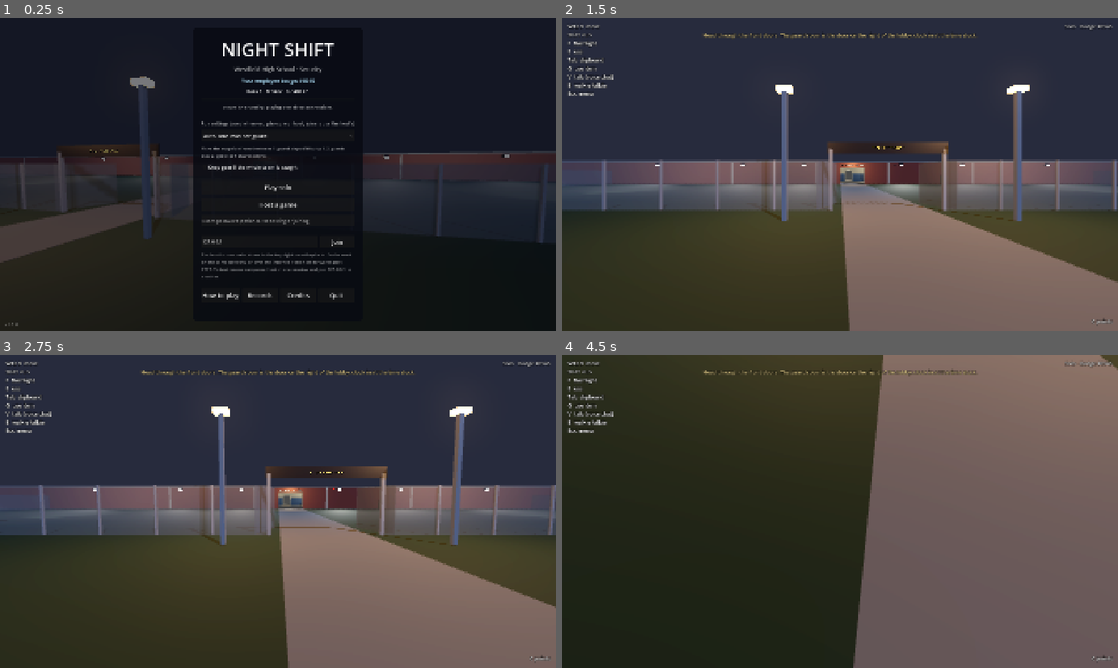
Above: before the commit, frames 1-4 (two rows, left to right).
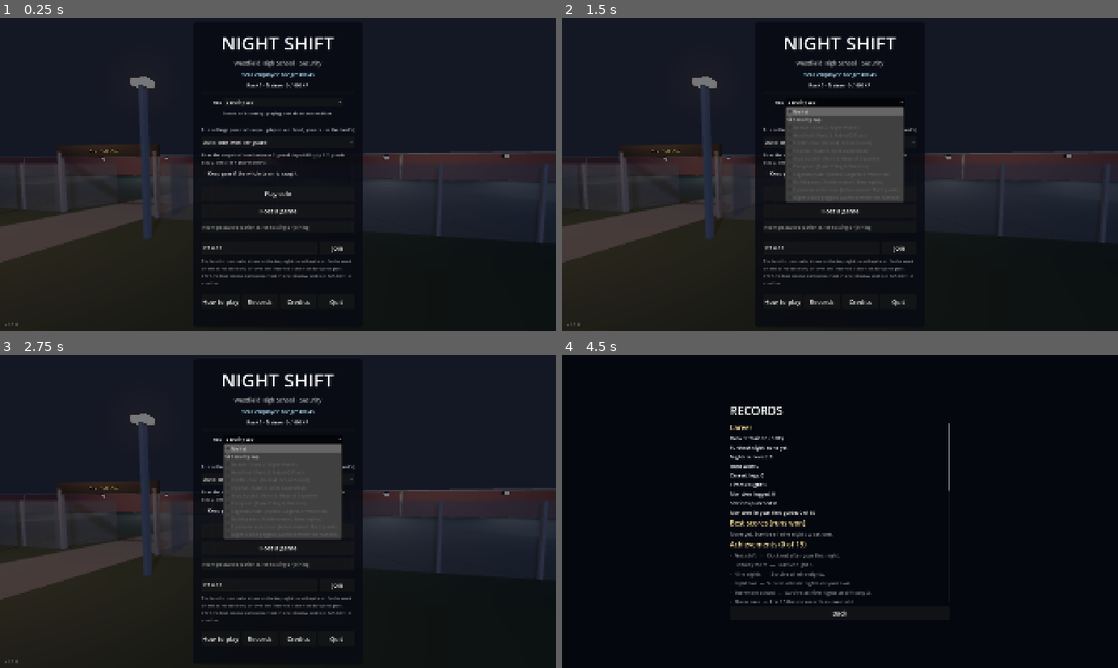
Above: after the commit, the same moments.

Repository: Travis700/Game
Game: Godot game, scene res://scenes/main.tscn
Two runs of this game, one before a commit and one after it. Both use one fixed random seed, a clock stepped at 60 frames per second and the inputs below.
Inputs (mouse positions are in pixels of both pictures, inside the frame that each line leads up to):
- Up to frame 1 (0.25 s): no input
- Up to frame 2 (1.5 s): click (845, 102) at 0.5 s, where only the run after the commit has a clickable "Security cap"; click "Play solo" at 1.25 s
- Up to frame 3 (2.75 s): click (278, 530) at 2 s, where only the run after the commit has a clickable "Play solo"
- Up to frame 4 (4.5 s): click (840, 480) at 2.75 s, where only the run after the commit has a clickable "Auto: one level per guard"; click (840, 511) at 3.5 s, where only the run after the commit has a clickable "Keep gear if the whole team i…"; click (823, 639) at 4.25 s, where only the run after the commit has a clickable "Records"

The runs differ from the first frame. In frame 1, 4.7% of the frame differs, in the area x 36-64%, y 5-92%; in frame 2, 86%; in frame 3, 85%; in frame 4, 98%, in the area x 0-100%, y 0-100%.

Commit message:
Add hats unlocked by rank and achievements, picked on the menu and seen by everyone
Co-Authored-By: Claude Opus 5.5 <noreply@anthropic.com>
Claude-Session: https://claude.ai/code/session_015YKvNgaJwTwAVL8wj2PRTQ

Diff:
--- /dev/null
+++ b/scripts/hats.gd
@@ -0,0 +1,111 @@
+class_name Hats
+extends RefCounted
+## Hats: something to wear, unlocked by rank or by achievements. Picked on the menu, worn on
+## your guard for everyone (and the cameras) to see. Built from boxes like everything else
+## until the art pass.
+
+## Each hat: its name, what unlocks it (a rank, or an achievement), and its boxes:
+## [size, centre (on the head, y up from eye level), colour, glow].
+const HATS := {
+	"none": {"name": "No hat", "rank": 1, "parts": []},
+	"cap": {"name": "Security cap", "rank": 1, "parts": [
+		[Vector3(0.4, 0.12, 0.4), Vector3(0, 0.2, 0), Color(0.08, 0.1, 0.18), 0.0],
+		[Vector3(0.36, 0.03, 0.2), Vector3(0, 0.15, -0.26), Color(0.06, 0.07, 0.12), 0.0],
+		[Vector3(0.1, 0.06, 0.02), Vector3(0, 0.22, -0.2), Color(0.9, 0.75, 0.2), 0.5]]},
+	"beanie": {"name": "Beanie", "rank": 2, "parts": [
+		[Vector3(0.42, 0.18, 0.42), Vector3(0, 0.22, 0), Color(0.6, 0.15, 0.12), 0.0],
+		[Vector3(0.12, 0.1, 0.12), Vector3(0, 0.36, 0), Color(0.9, 0.85, 0.8), 0.0]]},
+	"hard_hat": {"name": "Hard hat", "rank": 3, "parts": [
+		[Vector3(0.44, 0.16, 0.46), Vector3(0, 0.22, 0), Color(0.95, 0.75, 0.1), 0.0],
+		[Vector3(0.52, 0.03, 0.56), Vector3(0, 0.15, -0.02), Color(0.95, 0.75, 0.1), 0.0]]},
+	"cone": {"name": "Traffic cone", "rank": 4, "parts": [
+		[Vector3(0.4, 0.04, 0.4), Vector3(0, 0.16, 0), Color(1.0, 0.4, 0.05), 0.0],
+		[Vector3(0.28, 0.16, 0.28), Vector3(0, 0.26, 0), Color(1.0, 0.4, 0.05), 0.0],
+		[Vector3(0.2, 0.08, 0.2), Vector3(0, 0.38, 0), Color(0.95, 0.95, 0.95), 0.0],
+		[Vector3(0.12, 0.14, 0.12), Vector3(0, 0.49, 0), Color(1.0, 0.4, 0.05), 0.0]]},
+	"top_hat": {"name": "Top hat", "rank": 5, "parts": [
+		[Vector3(0.5, 0.03, 0.5), Vector3(0, 0.16, 0), Color(0.05, 0.05, 0.06), 0.0],
+		[Vector3(0.32, 0.36, 0.32), Vector3(0, 0.35, 0), Color(0.05, 0.05, 0.06), 0.0],
+		[Vector3(0.33, 0.06, 0.33), Vector3(0, 0.22, 0), Color(0.5, 0.08, 0.1), 0.0]]},
+	"bucket": {"name": "Mop bucket", "rank": 6, "parts": [
+		[Vector3(0.46, 0.34, 0.46), Vector3(0, 0.22, 0), Color(0.85, 0.75, 0.1), 0.0],
+		[Vector3(0.5, 0.04, 0.04), Vector3(0, 0.42, 0), Color(0.3, 0.3, 0.32), 0.0]]},
+	"party": {"name": "Party hat", "rank": 7, "parts": [
+		[Vector3(0.3, 0.12, 0.3), Vector3(0, 0.2, 0), Color(0.3, 0.6, 1.0), 0.0],
+		[Vector3(0.2, 0.12, 0.2), Vector3(0, 0.32, 0), Color(1.0, 0.3, 0.6), 0.0],
+		[Vector3(0.1, 0.12, 0.1), Vector3(0, 0.44, 0), Color(0.3, 1.0, 0.5), 0.0],
+		[Vector3(0.08, 0.08, 0.08), Vector3(0, 0.53, 0), Color(1.0, 0.95, 0.4), 1.0]]},
+	"halo": {"name": "Legend's halo", "rank": 8, "parts": [
+		[Vector3(0.4, 0.03, 0.06), Vector3(0, 0.38, -0.17), Color(1.0, 0.85, 0.3), 3.0],
+		[Vector3(0.4, 0.03, 0.06), Vector3(0, 0.38, 0.17), Color(1.0, 0.85, 0.3), 3.0],
+		[Vector3(0.06, 0.03, 0.4), Vector3(-0.17, 0.38, 0), Color(1.0, 0.85, 0.3), 3.0],
+		[Vector3(0.06, 0.03, 0.4), Vector3(0.17, 0.38, 0), Color(1.0, 0.85, 0.3), 3.0]]},
+	"mascot": {"name": "Bulldog ears", "achievement": "RUN_WON", "parts": [
+		[Vector3(0.42, 0.1, 0.42), Vector3(0, 0.19, 0), Color(0.55, 0.38, 0.22), 0.0],
+		[Vector3(0.12, 0.16, 0.06), Vector3(-0.17, 0.3, 0), Color(0.45, 0.3, 0.18), 0.0],
+		[Vector3(0.12, 0.16, 0.06), Vector3(0.17, 0.3, 0), Color(0.45, 0.3, 0.18), 0.0]]},
+	"antlers": {"name": "Specimen antennae", "achievement": "MONSTER_EXPERT", "parts": [
+		[Vector3(0.03, 0.3, 0.03), Vector3(-0.1, 0.32, 0), Color(0.75, 0.8, 0.7), 0.0],
+		[Vector3(0.03, 0.3, 0.03), Vector3(0.1, 0.32, 0), Color(0.75, 0.8, 0.7), 0.0],
+		[Vector3(0.07, 0.07, 0.07), Vector3(-0.1, 0.49, 0), Color(0.6, 1.0, 0.6), 2.0],
+		[Vector3(0.07, 0.07, 0.07), Vector3(0.1, 0.49, 0), Color(0.6, 1.0, 0.6), 2.0]]},
+	"night_owl": {"name": "Night-vision goggles", "achievement": "WORKAHOLIC", "parts": [
+		[Vector3(0.4, 0.06, 0.4), Vector3(0, 0.17, 0), Color(0.12, 0.14, 0.1), 0.0],
+		[Vector3(0.08, 0.08, 0.12), Vector3(-0.07, 0.2, -0.24), Color(0.15, 0.17, 0.12), 0.0],
+		[Vector3(0.08, 0.08, 0.12), Vector3(0.07, 0.2, -0.24), Color(0.15, 0.17, 0.12), 0.0],
+		[Vector3(0.05, 0.05, 0.02), Vector3(-0.07, 0.2, -0.31), Color(0.3, 1.0, 0.3), 3.0],
+		[Vector3(0.05, 0.05, 0.02), Vector3(0.07, 0.2, -0.31), Color(0.3, 1.0, 0.3), 3.0]]},
+}
+
+
+## Can this player wear it? (Their own rank and achievements, on this computer.)
+static func is_unlocked(hat: String) -> bool:
+	if not HATS.has(hat):
+		return false
+	var info: Dictionary = HATS[hat]
+	if info.has("achievement"):
+		return Career.unlocked().has(info["achievement"])
+	return Career.rank() >= int(info.get("rank", 1))
+
+
+## What it takes, e.g. "Rank 5: Shift Supervisor" or "Achievement: Nine nights".
+static func requirement(hat: String) -> String:
+	var info: Dictionary = HATS[hat]
+	if info.has("achievement"):
+		return "Achievement: " + Career.ACHIEVEMENTS[info["achievement"]][0]
+	var rank := int(info.get("rank", 1))
+	return "Rank %d: %s" % [rank, Career.rank_title(rank)]
+
+
+## The hat as boxes, to put on a guard's head. `layers` hides your own hat from your eyes.
+static func build(hat: String, layers := 1) -> Node3D:
+	var holder := Node3D.new()
+	holder.name = "Hat"
+	if not HATS.has(hat):
+		return holder
+	for part: Array in HATS[hat]["parts"]:
+		var mesh := MeshInstance3D.new()
+		var box := BoxMesh.new()
+		box.size = part[0]
+		mesh.mesh = box
+		mesh.position = part[1]
+		mesh.layers = layers
+		var material := StandardMaterial3D.new()
+		material.albedo_color = part[2]
+		material.roughness = 0.8
+		if float(part[3]) > 0.0:
+			material.emission_enabled = true
+			material.emission = part[2]
+			material.emission_energy_multiplier = part[3]
+		mesh.material_override = material
+		holder.add_child(mesh)
+	return holder
+
+
+## How far the name tag has to move up to clear it.
+static func height(hat: String) -> float:
+	var top := 0.0
+	if HATS.has(hat):
+		for part: Array in HATS[hat]["parts"]:
+			top = maxf(top, (part[1] as Vector3).y + (part[0] as Vector3).y * 0.5)
+	return maxf(top - 0.3, 0.0)
--- a/scripts/how_to_play.gd
+++ b/scripts/how_to_play.gd
@@ -13,7 +13,7 @@
 	["Logging what you see", "Press Tab for your clipboard. Pick the area and what you saw:\n• Moved object: something isn …(611 unchanged characters)…
 	["Staying alive", "Every monster has its own rules, and its own way to beat it: some hate running, light or being watc …(431 unchanged characters)…
 	["Voice chat", "Hold V to talk (or switch to an open mic in the Esc menu). Voices fade with distance, and only ghosts  …(662 unchanged characters)…
-	["Ranks", "Every night you work earns XP, even a night wher …(295 unchanged characters)… k, and your rank shows on your name tag."],
+	["Ranks", "Every night you work earns XP, even a night wher …(295 unchanged characters)… k, and your rank shows on your name tag. Ranks and some achievements also unlock hats: pick one on the menu, and everyone sees it."],
 	["Difficulty", "Difficulty sets how much of the school is open. 1 is the main building. 2 adds the classroom wing, 3 the science wing too, each with its own monsters and cameras. Auto picks one level per guard."],
 	["Controls", "WASD move · Shift run · Mouse look · F flashlight · E use · Tab clipboard · G use the item you're carryi …(188 unchanged characters)…
 ]
--- a/scripts/main.gd
+++ b/scripts/main.gd
@@ -426,7 +426,7 @@
 	director.bake_navigation()
 	_start_run()
 	_enter_school()
-	_spawn_guard(1, Profile.employee_number, _player_name(), Career.rank())
+	_spawn_guard(1, Profile.employee_number, _player_name(), Career.rank(), _hat())
 
 
 func _host() -> void:
@@ -454,7 +454,7 @@
 	director.bake_navigation()
 	_start_run()
 	_enter_school()
-	_spawn_guard(1, Profile.employee_number, _player_name(), Career.rank())
+	_spawn_guard(1, Profile.employee_number, _player_name(), Career.rank(), _hat())
 
 
 func _join(typed: String) -> void:
@@ -516,6 +516,11 @@
 
 
 ## The name shown over your guard: your Steam name, or nothing (it then shows "Guard 2").
+## The hat this player picked, if they've still got it unlocked.
+func _hat() -> String:
+	return Profile.hat if Hats.is_unlocked(Profile.hat) else "cap"
+
+
 func _player_name() -> String:
 	return SteamService.user_name if SteamService.available else ""
 
@@ -553,7 +558,7 @@
 func _on_connected_to_server() -> void:
 	_mode = "Connected"
 	_enter_school()
-	_register_employee.rpc_id(1, Profile.employee_number, _password, _player_name(), Career.rank())
+	_register_employee.rpc_id(1, Profile.employee_number, _password, _player_name(), Career.rank(), _hat())
 	print("[net] Joined as peer %d" % multiplayer.get_unique_id())
 
 
@@ -597,7 +602,7 @@
 
 ## Host: a player who just joined shows their badge. Their guard spawns with it.
 @rpc("any_peer", "call_remote", "reliable")
-func _register_employee(badge: int, password: String, player_name := "", rank := 1) -> void:
+func _register_employee(badge: int, password: String, player_name := "", rank := 1, hat := "cap") -> void:
 	var peer_id := multiplayer.get_remote_sender_id()
 	if not multiplayer.is_server() or players.has_node(str(peer_id)):
 		return
@@ -613,7 +618,7 @@
 	# Two copies of the game on one computer share a badge. Lend the second one a spare.
 	while badge < 1000 or _badge_in_use(badge):
 		badge = randi_range(1000, 9999)
-	_spawn_guard(peer_id, badge, player_name, rank)
+	_spawn_guard(peer_id, badge, player_name, rank, hat)
 	# Spawn data is replayed as it was first sent: tell them about anyone promoted since.
 	for guard: Guard in players.get_children():
 		if guard.name.to_int() != peer_id:
@@ -647,11 +652,12 @@
 
 ## Host only. The spawner runs _create_guard with the same data on every computer,
 ## including players who join later.
-func _spawn_guard(peer_id: int, badge: int, player_name := "", rank := 1) -> void:
+func _spawn_guard(peer_id: int, badge: int, player_name := "", rank := 1, hat := "cap") -> void:
 	# Personal upgrades go in the spawn data so every computer builds the guard with them.
 	var personal: Array = night.saved_personal.get(str(badge), [])
 	spawner.spawn({"peer_id": peer_id, "slot": _free_slot(), "badge": badge, "personal": personal,
-			"name": player_name.left(24), "rank": clampi(rank, 1, Career.RANKS.size())})
+			"name": player_name.left(24), "rank": clampi(rank, 1, Career.RANKS.size()),
+			"hat": hat if Hats.HATS.has(hat) else "cap"})
 	night.restore_guard(peer_id, badge)
 
 
@@ -662,6 +668,7 @@
 	guard.employee_number = data.get("badge", 0)
 	guard.player_name = data.get("name", "")
 	guard.rank = data.get("rank", 1)
+	guard.hat = data.get("hat", "cap")
 	guard.bright_flashlight = "flashlight" in data.get("personal", [])
 	guard.has_radio = "radio" in data.get("personal", [])
 	guard.position = SPAWN_POINT + Vector3((guard.slot - 2.5) * 1.4, 0, 0)
@@ -1064,6 +1071,9 @@
 			unlocked.append(Shop.item_name(item))
 	if not unlocked.is_empty():
 		night.report.promotion += " New at the vending machine: " + ", ".join(unlocked) + "."
+	for hat: String in Hats.HATS:
+		if int(Hats.HATS[hat].get("rank", 0)) == rank:
+			night.report.promotion += " New hat: %s (pick it on the menu)." % Hats.HATS[hat]["name"]
 	Sfx.play_flat(self, Sfx.notes([523.0, 659.0, 784.0, 1047.0], 0.14, 0.3, "triangle"))
 	if _local_guard:
 		_local_guard.rank = rank
--- a/scripts/menu.gd
+++ b/scripts/menu.gd
@@ -23,6 +23,7 @@
 var _steam_label: Label
 var _rank_label: Label
 var _rank_bar: ProgressBar
+var _hat: OptionButton
 var _status: Label
 var _address: LineEdit
 var _password: LineEdit
@@ -84,6 +85,19 @@
 	_rank_bar.show_percentage = false
 	_rank_bar.custom_minimum_size = Vector2(0, 8)
 	column.add_child(_rank_bar)
+	var hat_row := HBoxContainer.new()
+	hat_row.alignment = BoxContainer.ALIGNMENT_CENTER
+	hat_row.add_theme_constant_override("separation", 10)
+	var hat_label := Label.new()
+	hat_label.text = "Hat"
+	hat_row.add_child(hat_label)
+	_hat = OptionButton.new()
+	_hat.custom_minimum_size = Vector2(320, 0)
+	_hat.item_selected.connect(func(index: int) -> void:
+		Profile.hat = _hat.get_item_metadata(index)
+		Profile.save_settings())
+	hat_row.add_child(_hat)
+	column.add_child(hat_row)
 	_show_rank()
 	visibility_changed.connect(func() -> void:
 		if visible:
@@ -273,8 +287,9 @@
 	return spacer
 
 
-## "Rank 3 · Patrol Officer · 1,450 / 2,500 XP", with a bar to the next rank.
+## "Rank 3 · Patrol Officer · 1,450 / 2,500 XP", with a bar to the next rank, and the hats.
 func _show_rank() -> void:
+	_fill_hats()
 	var xp := Career.xp()
 	var rank := Career.rank()
 	var floor_xp: int = Career.RANKS[rank - 1][0]
@@ -286,3 +301,16 @@
 		_rank_label.text = "Rank %d · %s · %d / %d XP" % [rank, Career.rank_title(rank), xp, next]
 		_rank_bar.max_value = next - floor_xp
 		_rank_bar.value = xp - floor_xp
+
+
+## Every hat: unlocked ones to pick, locked ones greyed out with what unlocks them.
+func _fill_hats() -> void:
+	_hat.clear()
+	for hat: String in Hats.HATS:
+		var unlocked := Hats.is_unlocked(hat)
+		_hat.add_item(Hats.HATS[hat]["name"] if unlocked else "%s  (%s)" % [Hats.HATS[hat]["name"], Hats.requirement(hat)])
+		var index := _hat.item_count - 1
+		_hat.set_item_metadata(index, hat)
+		_hat.set_item_disabled(index, not unlocked)
+		if hat == Profile.hat and unlocked:
+			_hat.select(index)
--- a/scripts/player.gd
+++ b/scripts/player.gd
@@ -49,6 +49,8 @@
 ## The player's rank (1 = Trainee), from their career. Shown on their name tag; some vending
 ## machine items need a higher rank.
 var rank := 1
+## The hat this guard wears (see Hats).
+var hat := "cap"
 ## The guard room desk this guard is sitting at, or -1 when standing.
 var seated_desk := -1
 ## Mouse look is paused while a camera feed fills the screen.
@@ -114,6 +116,9 @@
 		# The living can't see the Ghost with their own eyes.
 		camera.cull_mask &= ~SecurityCameras.SPECTRAL_LAYER
 	name_tag.visible = not local
+	# Your own hat is hidden from your eyes like your body, but the others and the cameras see it.
+	head.add_child(Hats.build(hat, SELF_LAYER if local else 1))
+	name_tag.position.y += Hats.height(hat)
 	if local:
 		# Your own steps, quieter: you mostly hear everyone else's.
 		_footsteps.volume_db = -14.0
--- a/scripts/profile.gd
+++ b/scripts/profile.gd
@@ -24,6 +24,8 @@
 var voice_volume := 1.0
 ## Which microphone ("" for the system default).
 var mic_device := ""
+## The hat your guard wears (see Hats).
+var hat := "cap"
 ## Whether the Understudy may say back things you said (kept only in the host's memory).
 var voice_mimic := true
 
@@ -47,6 +49,7 @@
 		voice_volume = config.get_value("voice", "volume", 1.0)
 		mic_device = config.get_value("voice", "device", "")
 		voice_mimic = config.get_value("voice", "mimic", true)
+		hat = config.get_value("look", "hat", "cap")
 	apply_volume()
 	if employee_number < 1000:
 		employee_number = randi_range(1000, 9999)
@@ -77,6 +80,7 @@
 	config.set_value("voice", "volume", voice_volume)
 	config.set_value("voice", "device", mic_device)
 	config.set_value("voice", "mimic", voice_mimic)
+	config.set_value("look", "hat", hat)
 	config.save(PATH)
 
 
Not shown, added: scripts/hats.gd.uid
Not shown, changed: README.md
